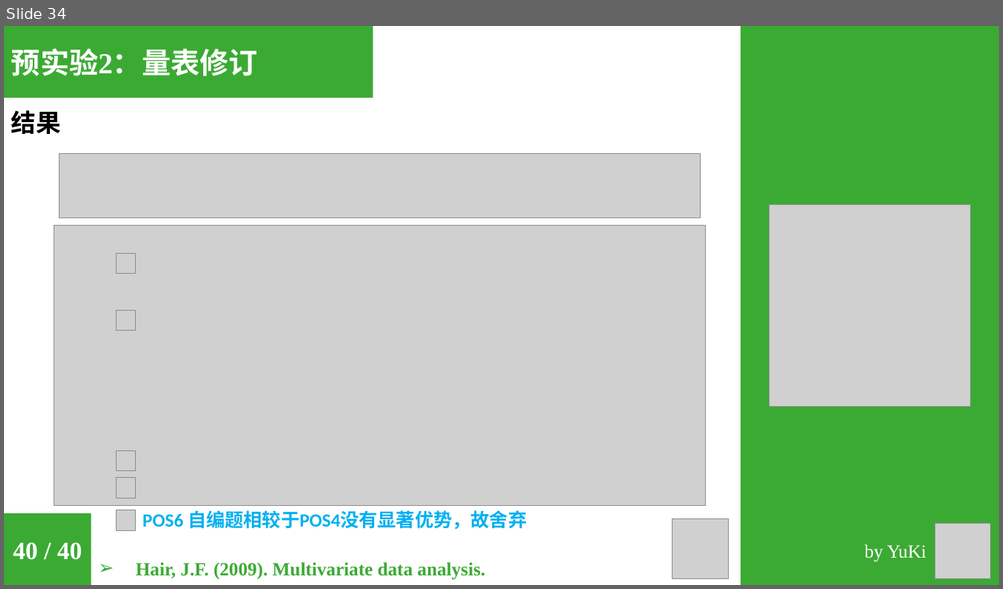
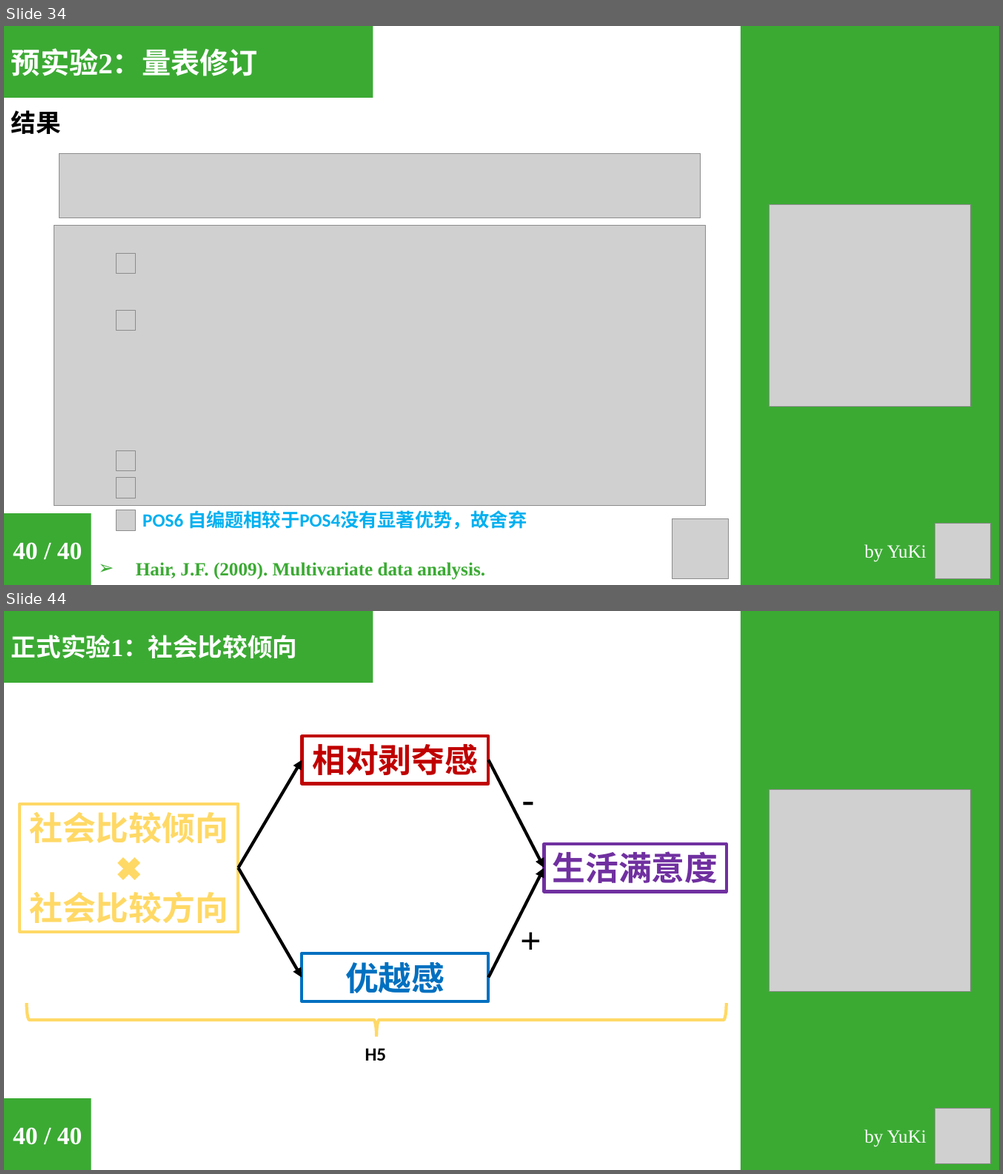
Before and after one commit to sinnyuki/SCO, a slide deck: 6_Reports/6_3_Midterm_Report/Midterm_Report.pptx. Shown one above the other, each under a label of ours: slide 34 before the commit, slides 34 and 44 after it; the slides between them are not shown. The pictures are 1003x589 and 1003x1174 pixels, drawn with LibreOffice and Linux fonts; fonts in the diff are those of the drawing; grey boxes stand for pictures. Boxes give left, top, right and bottom in pixels: in the first picture for what was removed or moved away, otherwise in the second. Text is boxed around its words. In the diff, an @@ line names an element or a change of style, - is before the commit and + after.

Commit message:
v0.0.5
完成了预实验3
筛选实验材料

```diff
--- a/6_Reports/6_3_Midterm_Report/Midterm_Report.pptx
+++ b/6_Reports/6_3_Midterm_Report/Midterm_Report.pptx
@@ slide 44 added at box(4, 611, 999, 1170), background #FFFFFF @@
@@ rectangle added at box(4, 611, 373, 683), fill #3BAA33, 24 pt, text #FFFFFF, bold @@
+正式实验1：社会比较倾向
@@ rectangle added at box(740, 611, 999, 1170), fill #3BAA33 @@
@@ picture added at box(768, 790, 970, 991) @@
@@ group added at box(20, 736, 726, 1061): 4 rectangles, 4 arrows, 3 texts, 1 right brace @@
+优越感
+生活满意度
++
+相对剥夺感
+-
+H5
+社会比较倾向
+✖
+社会比较方向
@@ rectangle added at box(4, 1099, 91, 1170), fill #3BAA33, 24 pt, text #FFFFFF, bold @@
+40 / 40
@@ picture added at box(934, 1109, 990, 1165) @@
@@ text added at box(864, 1130, 926, 1147), 18 pt, text #FFFFFF @@
+by YuKi
```
Also in this commit, not shown: 5 slides changed, 14 other slides added, 2 slides removed, 33 other files.
